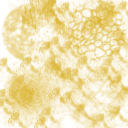
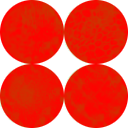
Before/after of a 128×128 layered artwork. What changed in the layer stack:
"Layer #1": opacity 100% → 25%, blend multiply → normal, painted on it, masked it over [0,0,128,128]
painted on "Layer", masked it over [0,0,128,128]
